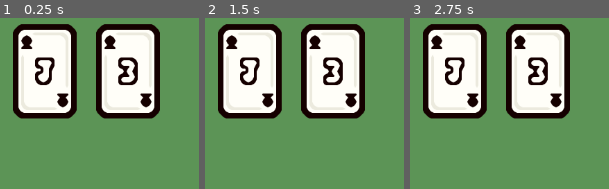
Above: before the commit, frames 1-3 (left to right).
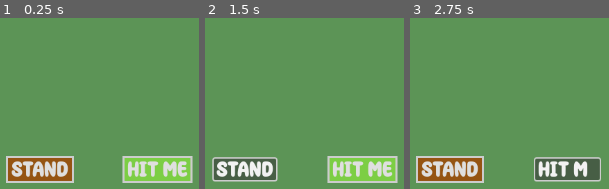
Above: after the commit, the same moments.

Repository: mateycardula/blackjack-godot
Game: Godot game, scene res://Scenes/table.tscn
The game is run twice, just before and just after one commit, with the same random seed, the same clock (stepped at 60 frames per second) and the same inputs.
Inputs (mouse positions are in pixels of both pictures, inside the frame that each line leads up to):
- Up to frame 1 (0.25 s): no input
- Up to frame 2 (1.5 s): click (362, 170) at 0.5 s, where only the run after the commit has a clickable "HIT ME"; click (244, 170) at 1.25 s, where only the run after the commit has a clickable "STAND"
- Up to frame 3 (2.75 s): click (567, 170) at 2 s, where only the run after the commit has a clickable "HIT ME"

The runs differ from the first frame. In frame 1, 46% of the frame differs, in the area x 3-97%, y 3-97%; in frame 2, 46%; in frame 3, 45%.
Error after the commit: Invalid access to property or key 'LOCK_INPUT' on a base object of type 'null instance'. (res://Scripts/regular_player.gd:13)

Commit message:
Dealer can take cards

Diff:
--- /dev/null
+++ b/Clock.gd
@@ -0,0 +1,11 @@
+class_name Clock extends Timer
+
+@export var tick_publisher : SignalPublisher
+
+func _ready():
+	tick_publisher = SignalPublisher.new()
+	add_child(tick_publisher)
+
+func _on_timeout():
+	tick_publisher.all_signals.TICK.emit()
+	pass # Replace with function body.
--- /dev/null
+++ b/Enums/faces.gd
@@ -0,0 +1,6 @@
+class_name face_enum extends Node
+
+enum FACES {
+	FRONT,
+	BACK
+}
--- /dev/null
+++ b/Scenes/dealer.tscn
@@ -0,0 +1,20 @@
+[gd_scene load_steps=4 format=3 uid="uid://c863hboj2issh"]
+
+[ext_resource type="Script" path="res://Scripts/dealer.gd" id="1_kgkfv"]
+[ext_resource type="FontFile" uid="uid://c72c1a465br4p" path="res://Assets/MotleyForcesRegular-w1rZ3.ttf" id="2_5rgiq"]
+[ext_resource type="Script" path="res://Scripts/Time based functions/TimeControl.gd" id="3_mq5d7"]
+
+[node name="Dealer" type="Node2D" node_paths=PackedStringArray("time_controller")]
+script = ExtResource("1_kgkfv")
+time_controller = NodePath("TimeControl")
+
+[node name="Score" type="Label" parent="."]
+offset_left = -16.0
+offset_top = -104.0
+offset_right = 24.0
+offset_bottom = -81.0
+theme_override_fonts/font = ExtResource("2_5rgiq")
+theme_override_font_sizes/font_size = 36
+
+[node name="TimeControl" type="Node" parent="."]
+script = ExtResource("3_mq5d7")
--- a/Scenes/player.tscn
+++ b/Scenes/player.tscn
@@ -1,13 +1,6 @@
-[gd_scene load_steps=2 format=3 uid="uid://dvt837shbq8tf"]
+[gd_scene load_steps=2 format=3 uid="uid://vrrpmxebif0s"]
 
 [ext_resource type="Script" path="res://Scripts/player.gd" id="1_1o6cs"]
 
-[node name="Player" type="Node2D" node_paths=PackedStringArray("card_positions")]
+[node name="Player" type="Node2D"]
 script = ExtResource("1_1o6cs")
-card_positions = [NodePath("Card 1 Position"), NodePath("Card 2 Position")]
-
-[node name="Card 1 Position" type="Marker2D" parent="."]
-position = Vector2(-60, -1)
-
-[node name="Card 2 Position" type="Marker2D" parent="."]
-position = Vector2(60, -1)
--- /dev/null
+++ b/Scenes/regular_player.tscn
@@ -0,0 +1,68 @@
+[gd_scene load_steps=5 format=3 uid="uid://dvt837shbq8tf"]
+
+[ext_resource type="Script" path="res://Scripts/regular_player.gd" id="1_1o6cs"]
+[ext_resource type="FontFile" uid="uid://c72c1a465br4p" path="res://Assets/MotleyForcesRegular-w1rZ3.ttf" id="2_pfowm"]
+
+[sub_resource type="StyleBoxFlat" id="StyleBoxFlat_odm1a"]
+bg_color = Color(0.488236, 0.807773, 0.268229, 1)
+border_width_left = 3
+border_width_top = 3
+border_width_right = 3
+border_width_bottom = 3
+corner_detail = 20
+expand_margin_left = 4.0
+expand_margin_top = 4.0
+expand_margin_right = 4.0
+expand_margin_bottom = 4.0
+
+[sub_resource type="StyleBoxFlat" id="StyleBoxFlat_dxnoh"]
+bg_color = Color(0.584828, 0.328907, 0.0729544, 1)
+border_width_left = 3
+border_width_top = 3
+border_width_right = 3
+border_width_bottom = 3
+expand_margin_left = 4.0
+expand_margin_top = 4.0
+expand_margin_right = 4.0
+expand_margin_bottom = 4.0
+
+[node name="RegularPlayer" type="Node2D" node_paths=PackedStringArray("input_buttons")]
+script = ExtResource("1_1o6cs")
+input_buttons = [NodePath("CanvasLayer/Hit"), NodePath("CanvasLayer/Stand")]
+
+[node name="Score" type="Label" parent="."]
+offset_left = -18.0
+offset_top = 78.0
+offset_right = 22.0
+offset_bottom = 107.0
+theme_override_fonts/font = ExtResource("2_pfowm")
+theme_override_font_sizes/font_size = 36
+horizontal_alignment = 1
+vertical_alignment = 1
+
+[node name="CanvasLayer" type="CanvasLayer" parent="."]
+
+[node name="Hit" type="Button" parent="CanvasLayer"]
+z_index = 2
+offset_left = 616.0
+offset_top = 584.0
+offset_right = 709.0
+offset_bottom = 615.0
+theme_override_fonts/font = ExtResource("2_pfowm")
+theme_override_font_sizes/font_size = 30
+theme_override_styles/normal = SubResource("StyleBoxFlat_odm1a")
+action_mode = 0
+text = "HIT ME"
+
+[node name="Stand" type="Button" parent="CanvasLayer"]
+offset_left = 448.0
+offset_top = 584.0
+offset_right = 538.0
+offset_bottom = 615.0
+theme_override_fonts/font = ExtResource("2_pfowm")
+theme_override_font_sizes/font_size = 30
+theme_override_styles/normal = SubResource("StyleBoxFlat_dxnoh")
+text = "STAND"
+
+[connection signal="pressed" from="CanvasLayer/Hit" to="." method="_on_hit_pressed"]
+[connection signal="pressed" from="CanvasLayer/Stand" to="." method="_on_stand_pressed"]
--- a/Scenes/table.tscn
+++ b/Scenes/table.tscn
@@ -1,22 +1,44 @@
-[gd_scene load_steps=4 format=3 uid="uid://d162k1qtx4ry1"]
+[gd_scene load_steps=8 format=3 uid="uid://d162k1qtx4ry1"]
 
 [ext_resource type="PackedScene" uid="uid://bfjybjinbi6ks" path="res://Scenes/deck.tscn" id="1_7rpwj"]
 [ext_resource type="Script" path="res://Scripts/table.gd" id="1_y5mtw"]
-[ext_resource type="PackedScene" uid="uid://dvt837shbq8tf" path="res://Scenes/player.tscn" id="2_bkbv2"]
+[ext_resource type="PackedScene" uid="uid://dvt837shbq8tf" path="res://Scenes/regular_player.tscn" id="2_bkbv2"]
+[ext_resource type="Script" path="res://Scripts/Signal dataholder/SignalDataholder.gd" id="2_llhaa"]
+[ext_resource type="Script" path="res://Clock.gd" id="5_fkr3n"]
+[ext_resource type="Script" path="res://Scripts/Time based functions/TimeControl.gd" id="6_hnvjf"]
+[ext_resource type="PackedScene" uid="uid://c863hboj2issh" path="res://Scenes/dealer.tscn" id="7_iongo"]
 
-[node name="Table" type="Node2D" node_paths=PackedStringArray("table_deck", "player")]
+[node name="Table" type="Node2D" node_paths=PackedStringArray("table_deck", "player", "dealer", "time_control")]
 script = ExtResource("1_y5mtw")
 table_deck = NodePath("Deck")
-player = NodePath("Player")
+player = NodePath("RegularPlayer")
+dealer = NodePath("Dealer")
+time_control = NodePath("TimeControl")
+
+[node name="SignalDataHolder" type="Node" parent="."]
+script = ExtResource("2_llhaa")
 
 [node name="Deck" parent="." instance=ExtResource("1_7rpwj")]
 position = Vector2(560, 457)
 
-[node name="Player" parent="." instance=ExtResource("2_bkbv2")]
-position = Vector2(560, 459)
+[node name="RegularPlayer" parent="." instance=ExtResource("2_bkbv2")]
+position = Vector2(578, 472)
 
 [node name="ColorRect" type="ColorRect" parent="."]
 z_index = -1
 offset_right = 1152.0
 offset_bottom = 649.0
 color = Color(0.362633, 0.581783, 0.339292, 1)
+
+[node name="Clock" type="Timer" parent="."]
+wait_time = 0.1
+autostart = true
+script = ExtResource("5_fkr3n")
+
+[node name="TimeControl" type="Node" parent="."]
+script = ExtResource("6_hnvjf")
+
+[node name="Dealer" parent="." instance=ExtResource("7_iongo")]
+position = Vector2(576, 160)
+
+[connection signal="timeout" from="Clock" to="Clock" method="_on_timeout"]
--- a/Scripts/Card.gd
+++ b/Scripts/Card.gd
@@ -8,19 +8,23 @@
 var visible_texture : Texture
 
 var value : int
+var holder : Player
+func _ready():
+	holder = get_parent()
 
 func create(_texture : Texture, val : int):
 	visual = Sprite2D.new()
 	value = val
 	load_textures(_texture)
-	set_flipped(false)
 	add_child(visual)
 
-func set_flipped(d_flipped : bool):
-	if d_flipped == false:
-		visual.texture = visible_texture
-	else:
-		visual.texture = flipped_texture
+func set_face(face : face_enum.FACES):
+	match face:
+		face_enum.FACES.FRONT:
+			holder.add_score(self)
+			visual.texture = visible_texture
+		face_enum.FACES.BACK:
+			visual.texture = flipped_texture
 
 func load_textures(_texture : Texture):
 	visible_texture = _texture
--- a/Scripts/Deck.gd
+++ b/Scripts/Deck.gd
@@ -2,9 +2,12 @@
 
 @export var card_resources : Array[CardResource]
 var deck_cards : Array[Card]
+var listener : SignalListener
+var dealt_cards : Array[Card]
+func _ready():
+	listener = SignalListener.new()
+	add_child(listener)
 
-
-func _ready():
 	for card_resource in card_resources:
 		for i in 4:
 			create_card(card_resource, i)
@@ -27,7 +30,19 @@
 func shuffle():
 	deck_cards.shuffle()
 
-func deal_to(object : Object):
+func deal_to(object : Player, face : face_enum.FACES):
+	print("CARDS ", deck_cards.size())
 	var card_to_deal = deck_cards.pop_back()
-	card_to_deal.set_flipped(false)
-	object.add_card(card_to_deal)
+	await object.add_card(card_to_deal, face)
+	dealt_cards.append(card_to_deal)
+
+func take_cards():
+
+	for card in dealt_cards:
+		var new_card = Card.new()
+		new_card.create(card.visible_texture, card.value)
+		deck_cards.append(new_card)
+		card.queue_free()
+
+	print(deck_cards.back())
+	dealt_cards.clear()
--- /dev/null
+++ b/Scripts/Signal dataholder/SignalDataholder.gd
@@ -0,0 +1,8 @@
+class_name SignalDataHolder extends Node
+
+signal TICK()
+signal PLAYER_READY()
+signal HIT(player : Player)
+signal DEALER_TURN()
+signal PLAYER_DREW_OVER_21()
+signal LOCK_INPUT(flag : bool)
--- /dev/null
+++ b/Scripts/Signal dataholder/SignalDataholder.tscn
@@ -0,0 +1,6 @@
+[gd_scene load_steps=2 format=3 uid="uid://bl8akgg2ebogc"]
+
+[ext_resource type="Script" path="res://Scripts/Signal dataholder/SignalDataholder.gd" id="1_ry18m"]
+
+[node name="SignalDataHolder" type="Node"]
+script = ExtResource("1_ry18m")
--- /dev/null
+++ b/Scripts/Signal dataholder/SignalMiddleware.gd
@@ -0,0 +1,10 @@
+class_name SignalMiddleware extends Node
+
+@onready var all_signals : SignalDataHolder = find_signal_controller(self, "SignalDataHolder")
+@onready var parent = get_parent()
+
+func find_signal_controller(node, controller_name):
+	var parent = node.get_parent()
+	while(parent.get_parent() != null):
+		parent = parent.get_parent()
+	return parent.get_child(0).find_child(controller_name)
--- /dev/null
+++ b/Scripts/Signal dataholder/SignalMiddleware.tscn
@@ -0,0 +1,6 @@
+[gd_scene load_steps=2 format=3 uid="uid://1elxygruk2se"]
+
+[ext_resource type="Script" path="res://Scripts/Signal dataholder/SignalMiddleware.gd" id="1_r6mmj"]
+
+[node name="SignalMiddleware" type="Node"]
+script = ExtResource("1_r6mmj")
--- /dev/null
+++ b/Scripts/Signal listener/SignalListener.gd
@@ -0,0 +1,5 @@
+class_name SignalListener extends SignalMiddleware
+
+func subscribe(callable : Callable, signal_to : Signal):
+	signal_to.connect(callable)
+	pass
--- /dev/null
+++ b/Scripts/Signal listener/SignalListener.tscn
@@ -0,0 +1,6 @@
+[gd_scene load_steps=2 format=3 uid="uid://ub502e2q44kf"]
+
+[ext_resource type="Script" path="res://Scripts/Signal listener/SignalListener.gd" id="1_r5exb"]
+
+[node name="SignalListener" type="Node"]
+script = ExtResource("1_r5exb")
--- /dev/null
+++ b/Scripts/Signal publisher/SignalPublisher.gd
@@ -0,0 +1 @@
+class_name SignalPublisher extends SignalMiddleware
--- /dev/null
+++ b/Scripts/Signal publisher/SignalPublisher.tscn
@@ -0,0 +1,6 @@
+[gd_scene load_steps=2 format=3 uid="uid://dhst781xyoib"]
+
+[ext_resource type="Script" path="res://Scripts/Signal publisher/SignalPublisher.gd" id="1_u3wry"]
+
+[node name="SignalPublisher" type="Node"]
+script = ExtResource("1_u3wry")
--- /dev/null
+++ b/Scripts/Time based functions/TimeControl.gd
@@ -0,0 +1,13 @@
+class_name TimeControl extends SignalListener
+
+var time : float
+
+func wait_for(ticks : int):
+	var i = 0
+	while i<ticks:
+		await all_signals.TICK
+		i+= 1
+	return
+
+func wait_for_random(from_ticks : int, to_ticks : int):
+	await wait_for(randi_range(from_ticks, to_ticks))
--- /dev/null
+++ b/Scripts/dealer.gd
@@ -0,0 +1,20 @@
+class_name Dealer extends Player
+
+var publish_signal : SignalPublisher
+@export var time_controller : TimeControl
+func _ready():
+	publish_signal = SignalPublisher.new()
+	add_child(publish_signal)
+	print("DEALER READY")
+	pass
+
+func reveal():
+	cards.back().set_face(face_enum.FACES.FRONT)
+
+func start_turn():
+	reveal()
+	while card_sum < 17:
+		await time_controller.wait_for(10)
+		publish_signal.all_signals.HIT.emit(self)
+		pass
+	pass
--- a/Scripts/player.gd
+++ b/Scripts/player.gd
@@ -1,13 +1,53 @@
 class_name Player extends Node2D
 
-@export var card_positions : Array[Marker2D]
-var card_sum : int = 0
+var cards : Array[Card]
+var card_sum : int = 0:
+	set(value):
+		card_sum = value
+		score.text = "%d" % [card_sum]
+
+var card_positions : Array[Marker2D]
 var dealt_cards : int = 0
 
-func add_card(card : Card):
-	if(dealt_cards<2):
-		card.position = card_positions[dealt_cards].position
-		add_child(card)
-		print("ADDED CARD", card)
-		dealt_cards+=1
+
+@onready var score : Label = find_child("Score")
+
+
+@export var test : int
+
+func _ready():
+	score = find_child("Score")
+	card_positions.append(find_child("Card 1 Position"))
+	card_positions.append(find_child("Card 2 Position"))
+
+func add_score(card : Card):
+	if(card.value == 1):
+		if card_sum + 10 > 21:
+			card_sum+=1
+			return
+		card_sum+=10
+	else:
+		card_sum+=card.value
 	pass
+
+func add_card(card : Card, face : face_enum.FACES):
+	place_card(card, face)
+	pass
+
+func place_card(card : Card, face : face_enum.FACES):
+	cards.append(card)
+	add_child(card)
+	card.set_face(face)
+	arrange_cards()
+
+func arrange_cards():
+	var total_width = (cards.size()-1) * 120
+	var starting = -total_width/2
+	var step = 0
+	for card in cards:
+		card.position.x = starting + step
+		step+= 120
+
+func reset():
+	cards.clear()
+	card_sum = 0
--- /dev/null
+++ b/Scripts/regular_player.gd
@@ -0,0 +1,38 @@
+class_name RegularPlayer extends Player
+
+var publish_signal : SignalPublisher
+var signal_listener : SignalListener
+@export var input_buttons : Array[Button]
+
+func _ready():
+	publish_signal = SignalPublisher.new()
+	signal_listener = SignalListener.new()
+	add_child(signal_listener)
+	add_child(publish_signal)
+
+	signal_listener.subscribe(lock_input, signal_listener.all_signals.LOCK_INPUT)
+
+func add_score(card : Card):
+	if(card.value == 1):
+		if card_sum + 10 > 21:
+			card_sum+=1
+			return
+		card_sum+=10
+	else:
+		card_sum+=card.value
+
+	if(card_sum > 21):
+		publish_signal.all_signals.PLAYER_DREW_OVER_21.emit()
+	pass
+
+func lock_input(flag : bool):
+	for button in input_buttons:
+		button.visible = not flag
+
+func _on_stand_pressed():
+	publish_signal.all_signals.DEALER_TURN.emit()
+	pass # Replace with function body.
+
+func _on_hit_pressed():
+	publish_signal.all_signals.HIT.emit(self)
+	pass # Rplace with function body.
--- a/Scripts/table.gd
+++ b/Scripts/table.gd
@@ -1,8 +1,54 @@
 class_name Table extends Node2D
 
 @export var table_deck : Deck
-@export var player : Player
+@export var player : RegularPlayer
+@export var dealer : Dealer
+
+@export var time_control : TimeControl
+
+var listener : SignalListener
+var publish_signal : SignalPublisher
 
 func _ready():
-	table_deck.deal_to(player)
-	table_deck.deal_to(player)
+	publish_signal = SignalPublisher.new()
+	listener = SignalListener.new()
+	add_child(listener)
+	add_child(publish_signal)
+	listener.subscribe(hit, listener.all_signals.HIT)
+	listener.subscribe(player_drew_over_21, listener.all_signals.PLAYER_DREW_OVER_21)
+	listener.subscribe(start_dealer_turn, listener.all_signals.DEALER_TURN)
+
+	start_round()
+
+func hit(player : Player):
+	table_deck.deal_to(player, face_enum.FACES.FRONT)
+	pass
+
+
+func start_dealer_turn():
+	await dealer.start_turn()
+	print("ROUND FINISHED")
+	await time_control.wait_for(10)
+	start_round()
+	pass
+
+func player_drew_over_21():
+	dealer.reveal()
+	await time_control.wait_for(10)
+	table_deck.take_cards()
+
+func start_round():
+	table_deck.take_cards()
+	player.reset()
+	dealer.reset()
+	publish_signal.all_signals.LOCK_INPUT.emit(true)
+	await time_control.wait_for(10)
+	table_deck.deal_to(player, face_enum.FACES.FRONT)
+	await time_control.wait_for(10)
+	table_deck.deal_to(dealer, face_enum.FACES.FRONT)
+	await time_control.wait_for(10)
+	table_deck.deal_to(player, face_enum.FACES.FRONT)
+	await time_control.wait_for(10)
+	table_deck.deal_to(dealer, face_enum.FACES.BACK)
+	publish_signal.all_signals.LOCK_INPUT.emit(false)
+	pass
Binary file added: Assets/MotleyForcesRegular-w1rZ3.ttf
Not shown, added: Assets/MotleyForcesRegular-w1rZ3.ttf.import
Binary file added: Assets/royal2901.ttf
Not shown, added: Assets/royal2901.ttf.import
